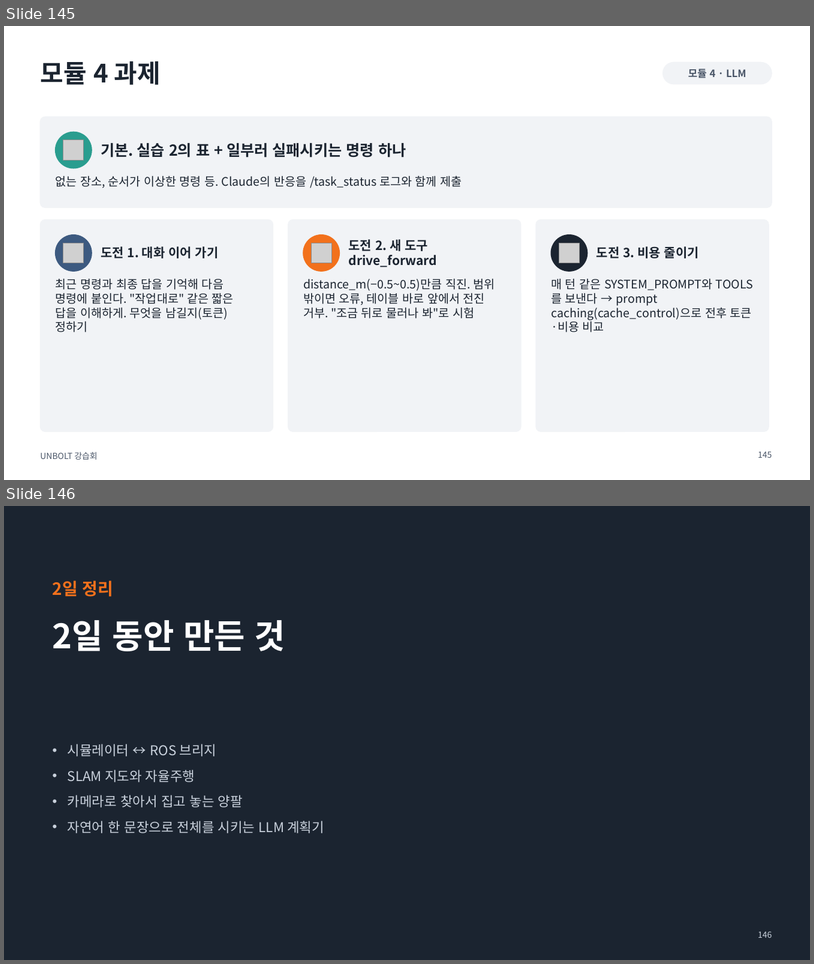
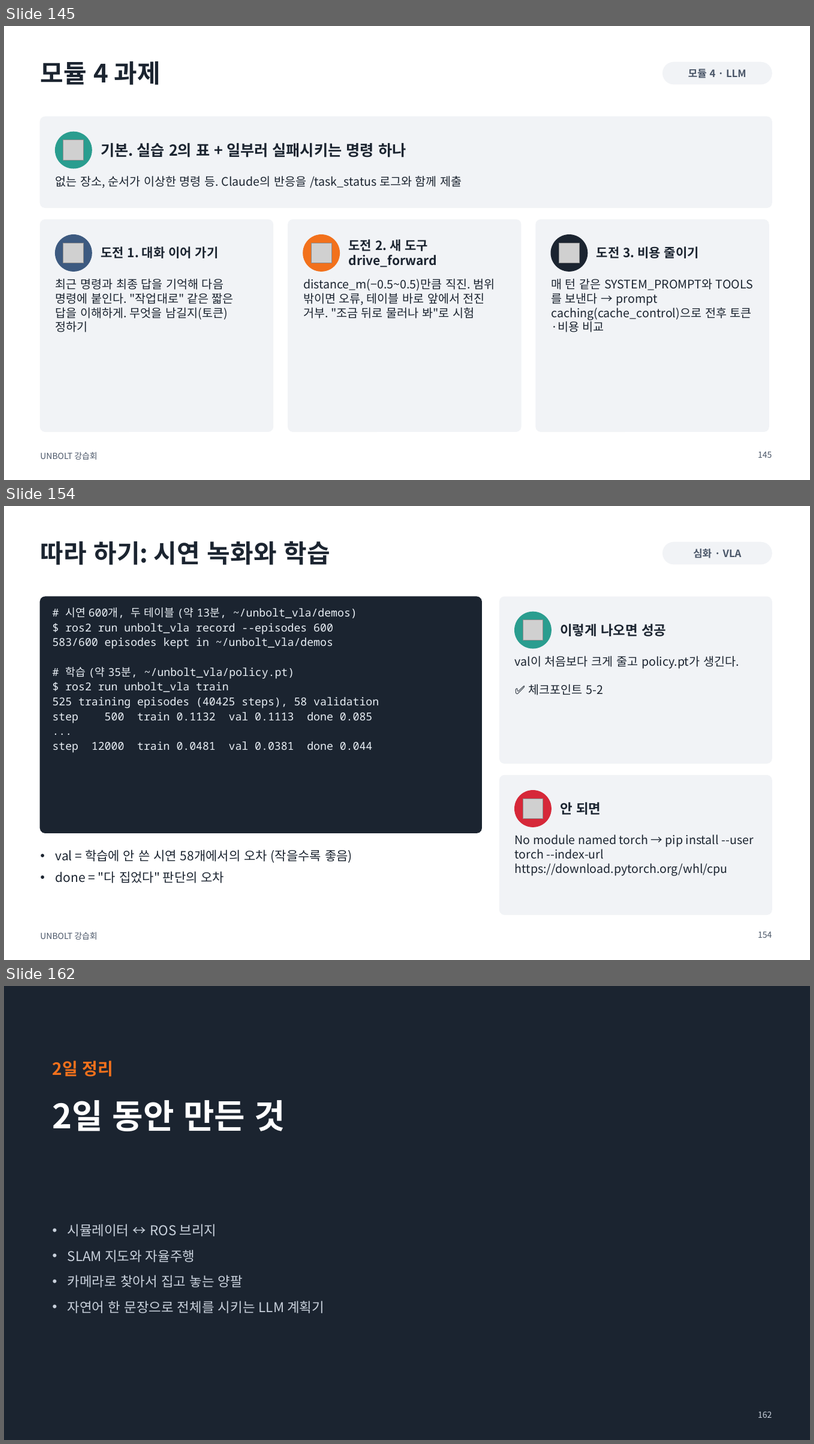
Before and after one commit to sejiny3/AIRLAB, a slide deck: workshop/slides/UNBOLT_workshop.pptx. Shown one above the other, each under a label of ours: slides 145 and 146 before the commit, slides 145, 154 and 162 after it; the slides between them are not shown. The pictures are 814x964 and 814x1444 pixels, drawn with LibreOffice and Linux fonts; fonts in the diff are those of the drawing; grey boxes stand for pictures. Boxes give left, top, right and bottom in pixels: in the first picture for what was removed or moved away, otherwise in the second. Text is boxed around its words. In the diff, an @@ line names an element or a change of style, - is before the commit and + after.

```diff
--- a/workshop/slides/UNBOLT_workshop.pptx
+++ b/workshop/slides/UNBOLT_workshop.pptx
@@ slide 154 added at (4, 506, 810, 960), background #FFFFFF; not listed: 1 template element that a slide beside it also shows @@
@@ title added at (40, 541, 330, 565), 30 pt, text #1B2430, bold @@
+따라 하기: 시연 녹화와 학습
@@ rounded rectangle added at (663, 542, 772, 564), fill #F1F3F6, outline #F1F3F6 1 pt @@
@@ text added at (693, 549, 742, 558), 12 pt, text #4A5668, bold @@
+심화 · VLA
@@ rounded rectangle added at (40, 597, 482, 832), fill #1B2430, outline #1B2430 1 pt @@
@@ text added at (53, 607, 379, 753), 13 pt, text #E8EEF4 @@
+# 시연 600개, 두 테이블 (약 13분, ~/unbolt_vla/demos)
+$ ros2 run unbolt_vla record --episodes 600
+583/600 episodes kept in ~/unbolt_vla/demos
+# 학습 (약 35분, ~/unbolt_vla/policy.pt)
+$ ros2 run unbolt_vla train
+525 training episodes (40425 steps), 58 validation
+step 500 train 0.1132 val 0.1113 done 0.085
+...
+step 12000 train 0.0481 val 0.0381 done 0.044
@@ rounded rectangle added at (500, 597, 772, 763), fill #F1F3F6, outline #F1F3F6 1 pt @@
@@ ellipse added at (515, 612, 551, 648), fill #2A9D8F, outline #2A9D8F 1 pt @@
@@ picture added at (523, 620, 543, 640) @@
@@ text added at (560, 624, 666, 636), 16 pt, text #1B2430, bold @@
+이렇게 나오면 성공
@@ text added at (515, 655, 740, 695), 14 pt, text #1B2430 @@
+val이 처음보다 크게 줄고 policy.pt가 생긴다.
+✅ 체크포인트 5-2
@@ rounded rectangle added at (500, 775, 772, 915), fill #F1F3F6, outline #F1F3F6 1 pt @@
@@ ellipse added at (515, 790, 551, 826), fill #D62839, outline #D62839 1 pt @@
@@ picture added at (523, 798, 543, 819) @@
@@ text added at (560, 802, 601, 814), 16 pt, text #1B2430, bold @@
+안 되면
@@ text added at (515, 834, 754, 876), 14 pt, text #1B2430 @@
+No module named torch → pip install --user torch --index-url https://download.pytorch.org/whl/cpu
@@ text added at (56, 849, 353, 883), 15 pt, text #1B2430 @@
+• val = 학습에 안 쓴 시연 58개에서의 오차 (작을수록 좋음)
+• done = "다 집었다" 판단의 오차
@@ page number added at (758, 931, 772, 937), 10 pt, text #4A5668 @@
+154
@@ what was slide 146 is now slide 162 @@
@@ page number at (758, 1411, 772, 1417): text changed @@
-146
+162
```
Also in this commit, not shown: 15 other slides added, 34 other files.
